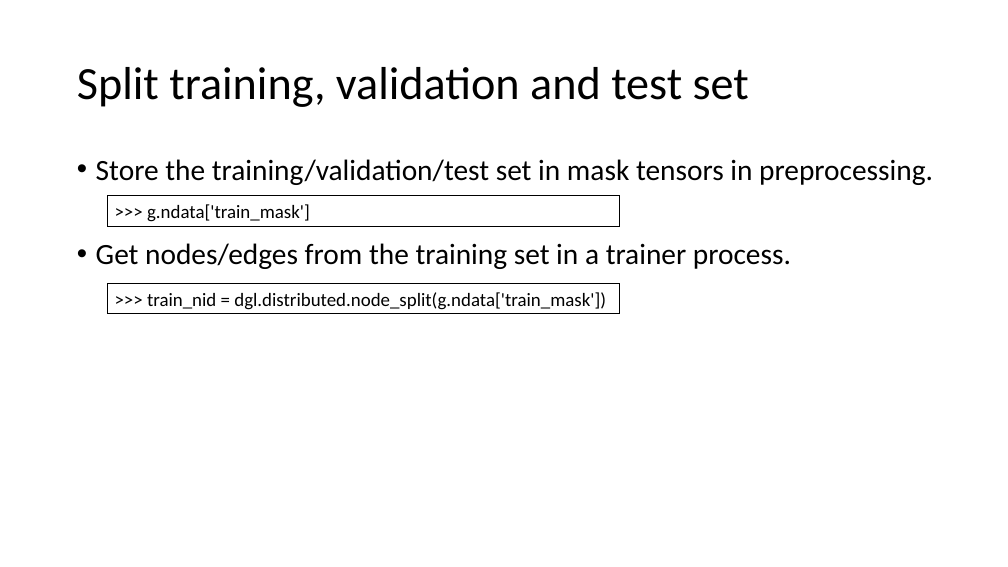
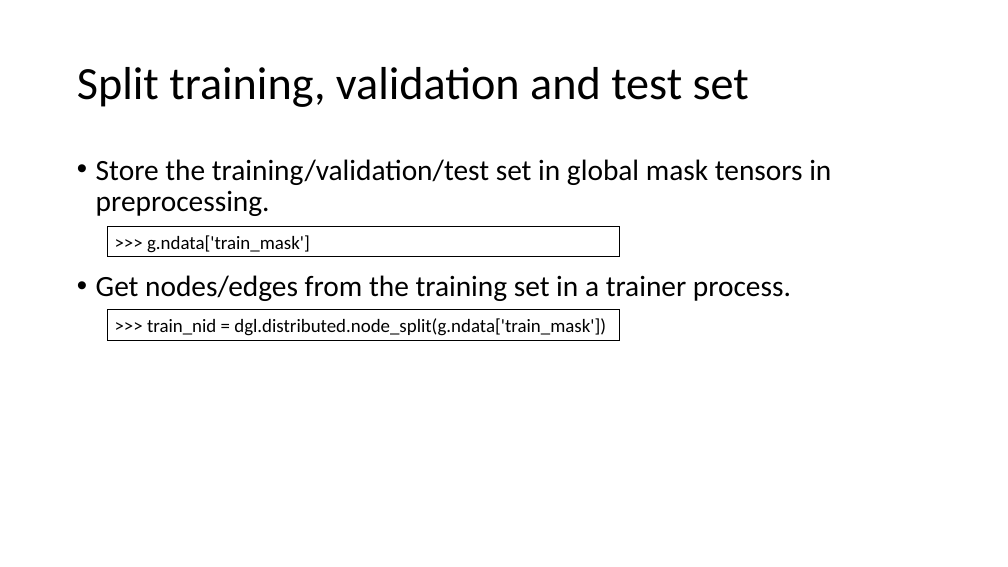
Before and after one commit to dglai/KDD20-Hands-on-Tutorial, a slide deck: slide 21 of 5-distributed/distributed training tutorial.pptx (slide 19 before the commit). Drawn at 1008x567 pixels with LibreOffice and Linux fonts; fonts in the diff are those of the drawing. Boxes give left, top, right and bottom in pixels: in the first picture for what was removed or moved away, otherwise in the second. Text is boxed around its words. In the diff, an @@ line names an element or a change of style, - is before the commit and + after.

```diff
--- a/5-distributed/distributed training tutorial.pptx
+++ b/5-distributed/distributed training tutorial.pptx
@@ text at <box>96,159,831,216</box>: text changed @@
-• Store the training/validation/test set in mask tensors in preprocessing.
+• Store the training/validation/test set in global mask tensors in preprocessing.
@@ rectangle ">>> g.ndata['train_mask']": place and size @@
-rectangle ">>> g.ndata['train_mask']" at <box>107,196,620,226</box>
+rectangle ">>> g.ndata['train_mask']" at <box>107,227,620,257</box>
@@ rectangle ">>> train_nid = dgl.distributed.node_split(g.ndata['train_ma ...": place and size @@
-rectangle ">>> train_nid = dgl.distributed.node_split(g.ndata['train_ma ..." at <box>107,284,620,314</box>
+rectangle ">>> train_nid = dgl.distributed.node_split(g.ndata['train_ma ..." at <box>107,310,620,340</box>
```
Also in this commit, not shown: 10 other slides changed, 5 slides added, 1 slide removed.
